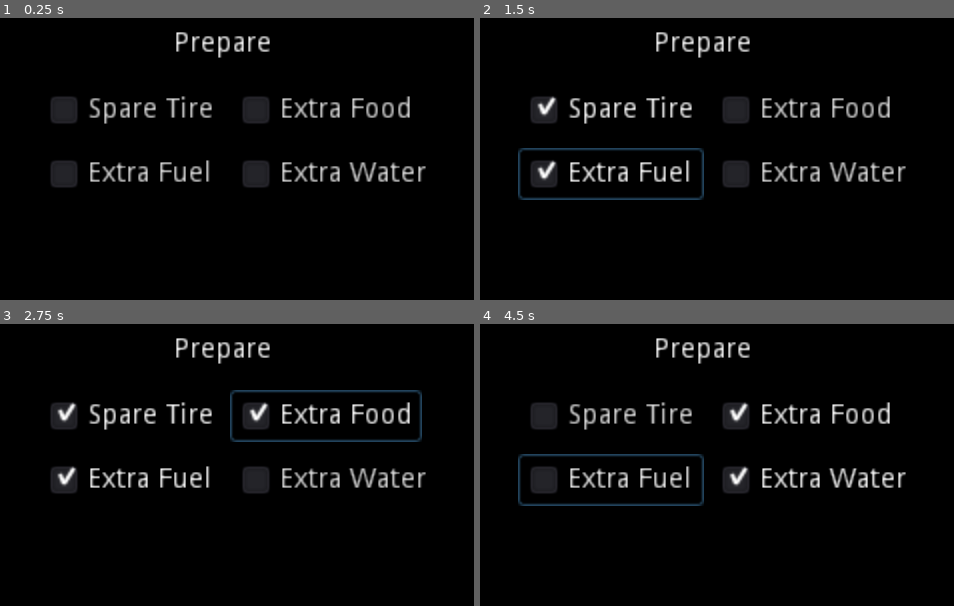
Above: before the commit, frames 1-4 (two rows, left to right).
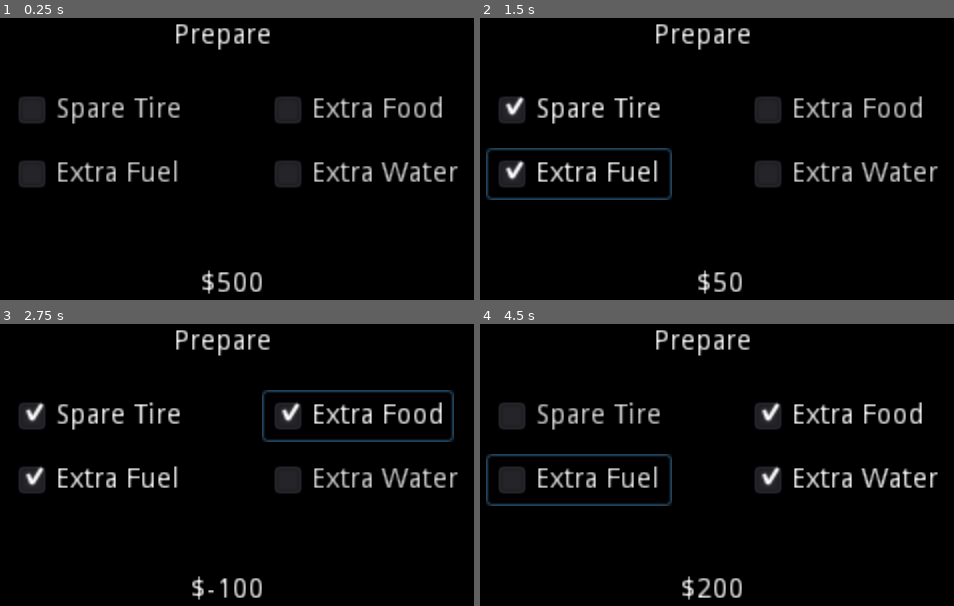
Above: after the commit, the same moments.

Repository: youssefevan/global-game-jam-2023
Game: Godot game, scene res://Scenes/Preparation.tscn
Two runs of this game, one before a commit and one after it. Both use one fixed random seed, a clock stepped at 60 frames per second and the inputs below. This scene is started directly instead of the project's main scene.
Inputs:
- Up to frame 1 (0.25 s): no input
- Up to frame 2 (1.5 s): click "Spare Tire" at 0.5 s; click "Extra Fuel" at 1.25 s
- Up to frame 3 (2.75 s): click "Extra Food" at 2 s
- Up to frame 4 (4.5 s): click "Extra Water" at 2.75 s; click "Spare Tire" at 3.5 s; click "Extra Fuel" at 4.25 s

The runs differ from the first frame. In frame 1, 10% of the frame differs, in the area x 4-97%, y 2-98%; in frame 2, 11%; in frame 3, 11%; in frame 4, 11%, in the area x 1-97%, y 2-98%.

Commit message:
some prep screen logic
- function check boxes

Diff:
--- a/Global Game Jam 2023/Scenes/Preparation.tscn
+++ b/Global Game Jam 2023/Scenes/Preparation.tscn
@@ -1,6 +1,7 @@
-[gd_scene load_steps=2 format=2]
+[gd_scene load_steps=3 format=2]
 
 [ext_resource path="res://Scripts/preparation.gd" type="Script" id=1]
+[ext_resource path="res://Scripts/money_remaining.gd" type="Script" id=2]
 
 [node name="Preparation" type="Node2D"]
 script = ExtResource( 1 )
@@ -15,41 +16,48 @@
 
 [node name="Title" type="Label" parent="."]
 margin_left = 128.0
-margin_top = 24.0
+margin_top = 20.0
 margin_right = 192.0
-margin_bottom = 38.0
+margin_bottom = 34.0
 text = "Prepare"
 align = 1
 
 [node name="TireBox" type="CheckBox" parent="."]
-margin_left = 68.0
+margin_left = 52.0
 margin_top = 52.0
-margin_right = 159.0
+margin_right = 143.0
 margin_bottom = 76.0
 text = "Spare Tire"
 
+[node name="MoneyRemaining" type="Label" parent="."]
+margin_left = 140.0
+margin_top = 144.0
+margin_right = 180.0
+margin_bottom = 158.0
+align = 2
+script = ExtResource( 2 )
+
 [node name="FuelBox" type="CheckBox" parent="."]
-margin_left = 68.0
+margin_left = 52.0
 margin_top = 84.0
-margin_right = 159.0
+margin_right = 143.0
 margin_bottom = 108.0
 text = "Extra Fuel"
 
 [node name="FoodBox" type="CheckBox" parent="."]
-margin_left = 164.0
+margin_left = 180.0
 margin_top = 52.0
-margin_right = 255.0
+margin_right = 274.0
 margin_bottom = 76.0
 text = "Extra Food"
 
 [node name="WaterBox" type="CheckBox" parent="."]
-margin_left = 164.0
+margin_left = 180.0
 margin_top = 84.0
-margin_right = 258.0
+margin_right = 281.0
 margin_bottom = 108.0
 text = "Extra Water"
 
-[connection signal="button_up" from="TireBox" to="." method="_on_TireBox_button_up"]
 [connection signal="toggled" from="TireBox" to="." method="_on_TireBox_toggled"]
 [connection signal="toggled" from="FuelBox" to="." method="_on_FuelBox_toggled"]
 [connection signal="toggled" from="FoodBox" to="." method="_on_FoodBox_toggled"]
--- a/Global Game Jam 2023/Scripts/global.gd
+++ b/Global Game Jam 2023/Scripts/global.gd
@@ -11,6 +11,8 @@
 var fuel = 0
 var food = 0
 var money = 0
+
+var spare_tire := false
 
 var random = RandomNumberGenerator.new()
 
--- /dev/null
+++ b/Global Game Jam 2023/Scripts/money_remaining.gd
@@ -0,0 +1,4 @@
+extends Label
+
+func _physics_process(delta):
+	self.text = str("$", Global.money)
--- a/Global Game Jam 2023/Scripts/preparation.gd
+++ b/Global Game Jam 2023/Scripts/preparation.gd
@@ -1,21 +1,58 @@
 extends Node2D
 
-var spare_tire := false
 var extra_fuel := false
 var extra_food := false
 var extra_water := false
 
 func _ready():
+	Global.spare_tire = false
 	Global.money = 500
+	Global.fuel = 30
+	Global.food = 30
+	Global.water = 30
 
 func _on_TireBox_toggled(button_pressed):
-	spare_tire = !spare_tire
+	if Global.spare_tire == false:
+		Global.money -= 300
+		Global.spare_tire = true
+		#print(Global.spare_tire)
+	elif Global.spare_tire == true:
+		Global.money += 300
+		Global.spare_tire = false
+		#print(Global.spare_tire)
 
 func _on_FuelBox_toggled(button_pressed):
-	extra_fuel = !extra_fuel
+	if extra_fuel == false:
+		extra_fuel = true
+		Global.fuel += 10
+		Global.money -= 150
+		print(Global.fuel)
+	elif extra_fuel == true:
+		extra_fuel = false
+		Global.fuel -= 10
+		Global.money += 150
+		print(Global.fuel)
 
 func _on_FoodBox_toggled(button_pressed):
-	extra_food = !extra_food
+	if extra_food == false:
+		Global.food += 10
+		Global.money -= 150
+		extra_food = true
+		print(Global.food)
+	elif extra_food == true:
+		Global.food -= 10
+		Global.money += 150
+		extra_food = false
+		print(Global.food)
 
 func _on_WaterBox_toggled(button_pressed):
-	extra_water = !extra_water
+	if extra_water == false:
+		extra_water = true
+		Global.water += 10
+		Global.money -= 150
+		print(Global.water)
+	elif extra_water == true:
+		extra_water = false
+		Global.water -= 10
+		Global.money += 150
+		print(Global.water)
